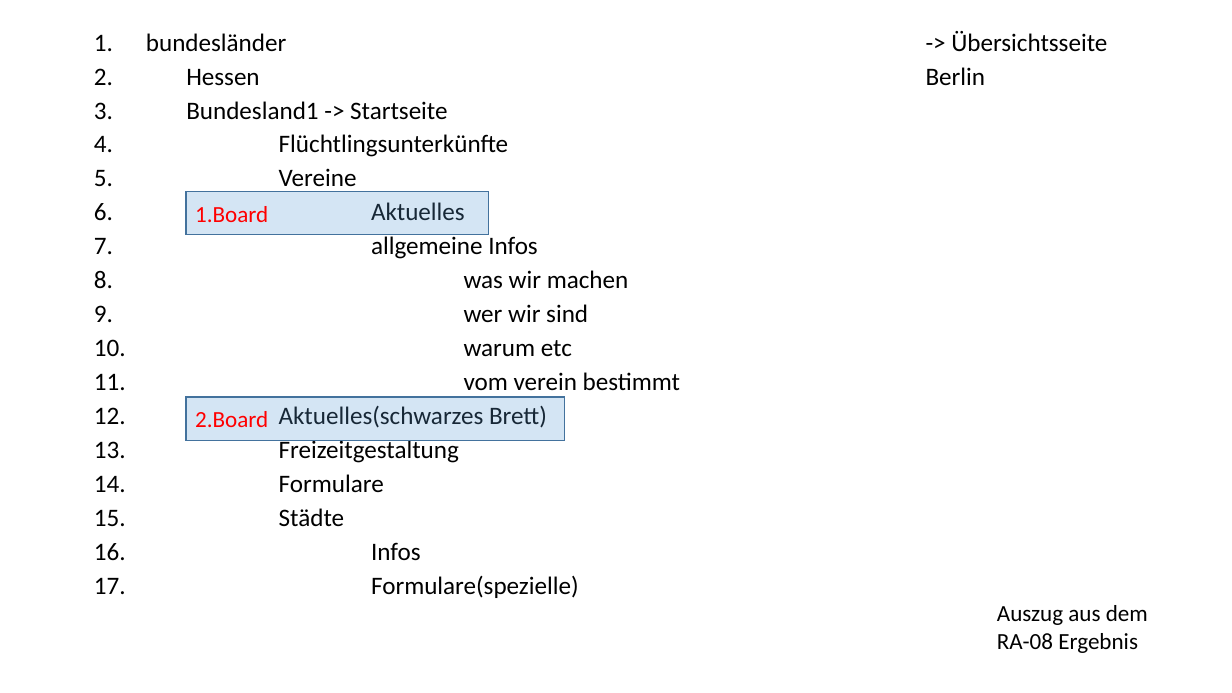
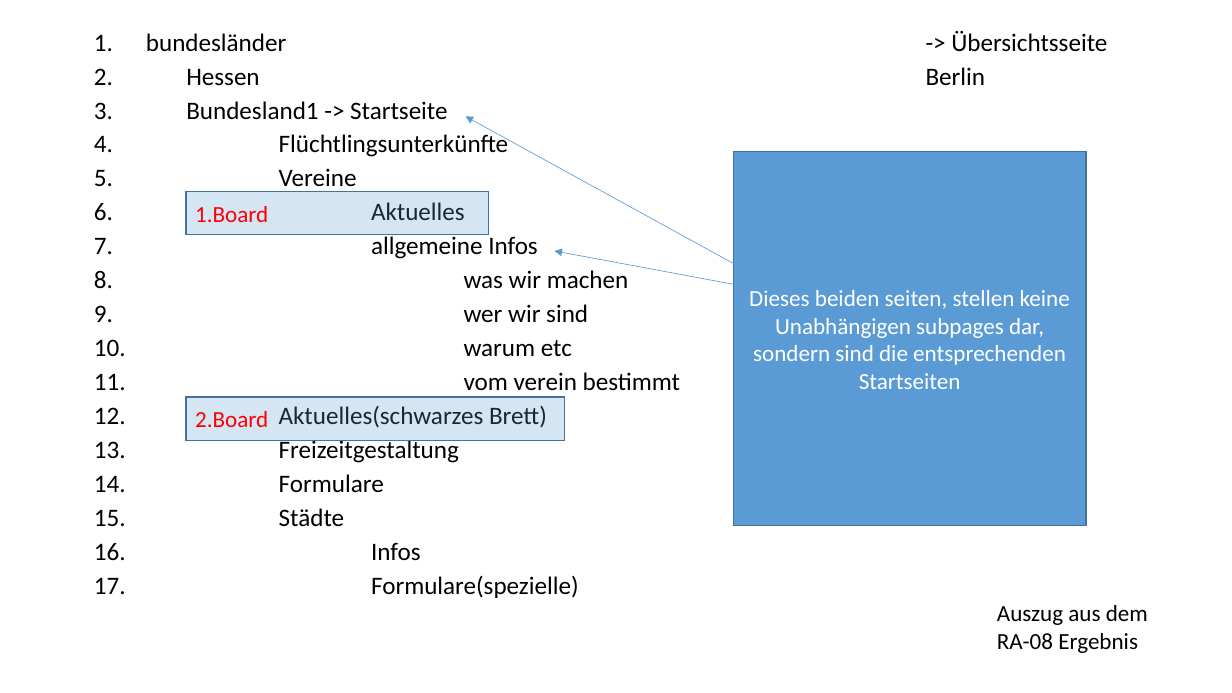
Before and after one commit to RefugeesWelcomeApp/ApplicationDevelopment, a slide deck: slide 3 of Solution_Design/Story Board/Storys/RA-35-Schwarzes Brett/RA-35-Schwarzes Brett.pptx. Drawn at 1232x693 pixels with LibreOffice and Linux fonts; fonts in the diff are those of the drawing. Boxes give left, top, right and bottom in pixels: in the first picture for what was removed or moved away, otherwise in the second. Text is boxed around its words. In the diff, an @@ line names an element or a change of style, - is before the commit and + after.

Commit message:
80 %  RA-35

```diff
--- a/Solution_Design/Story Board/Storys/RA-35-Schwarzes Brett/RA-35-Schwarzes Brett.pptx
+++ b/Solution_Design/Story Board/Storys/RA-35-Schwarzes Brett/RA-35-Schwarzes Brett.pptx
@@ arrow added from (757, 276) to (466, 116), #5B9BD5 0.5 pt @@
@@ rectangle added at [734, 152, 1086, 526], fill #5B9BD5, outline #43739E 1 pt, 18 pt, text #FFFFFF @@
+Dieses beiden seiten, stellen keine Unabhängigen subpages dar, sondern sind die entsprechenden Startseiten
@@ arrow added from (772, 291) to (555, 251), #5B9BD5 0.5 pt @@
```
Also in this commit, not shown: 2 other slides changed, 1 slide added.
